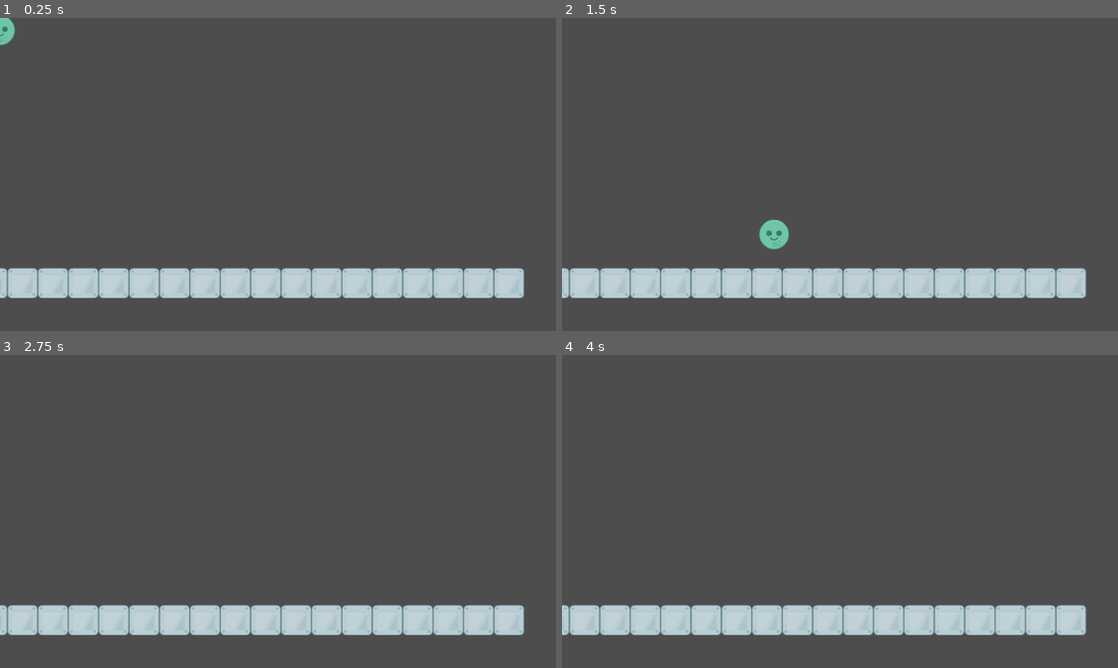
Above: before the commit, frames 1-4 (two rows, left to right).
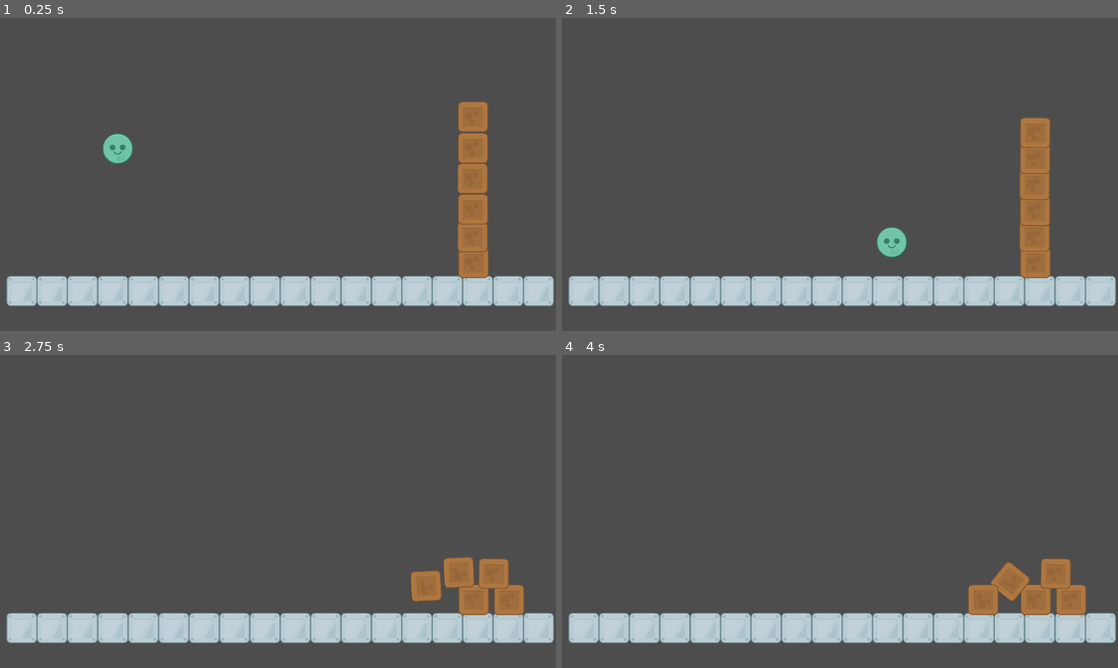
Above: after the commit, the same moments.

Repository: bsu-cs315/P1-Weaver
Game: Godot game, scene res://src/Level.tscn
Same seed, same stepped clock (60 frames per second), same inputs: the game is played once before the commit and once after it.
Inputs (mouse positions are in pixels of both pictures, inside the frame that each line leads up to):
- Up to frame 1 (0.25 s): no input
- Up to frame 2 (1.5 s): move the mouse to (962, 158) at 0.52 s; press the mouse at (962, 158) at 0.53 s; move the mouse to (728, 190) at 1.27 s; release the mouse at (728, 190) at 1.28 s; click (728, 190) at 1.35 s
- Up to frame 3 (2.75 s): move the mouse to (333, 442) at 2.02 s; press the mouse at (333, 442) at 2.03 s
- Up to frame 4 (4 s): move the mouse to (812, 574) at 2.77 s; release the mouse at (812, 574) at 2.78 s; click (812, 574) at 2.85 s; tap Enter at 3.5 s; move the mouse to (1006, 558) at 3.52 s; press the mouse at (1006, 558) at 3.53 s

The runs differ from the first frame. In frame 1, 9.7% of the frame differs, in the area x 0-100%, y 0-92%; in frame 2, 9.7%; in frame 3, 8.5%; in frame 4, 8.3%.

Commit message:
Add targets to hit and clamp launch angle

Diff:
--- /dev/null
+++ b/project/src/Box.tscn
@@ -0,0 +1,14 @@
+[gd_scene load_steps=3 format=3 uid="uid://cqiavfboqb4t6"]
+
+[ext_resource type="Texture2D" uid="uid://dramr53sqnft3" path="res://Assets/Images/elementWood010.png" id="1_8txry"]
+
+[sub_resource type="RectangleShape2D" id="RectangleShape2D_s6b0t"]
+
+[node name="Box" type="RigidBody2D"]
+
+[node name="CollisionShape2D" type="CollisionShape2D" parent="."]
+scale = Vector2(3, 3)
+shape = SubResource("RectangleShape2D_s6b0t")
+
+[node name="Sprite2D" type="Sprite2D" parent="."]
+texture = ExtResource("1_8txry")
--- a/project/src/Capsule.tscn
+++ /dev/null
@@ -1,24 +0,0 @@
-[gd_scene load_steps=4 format=3 uid="uid://dxal4082x6c4y"]
-
-[ext_resource type="Texture2D" uid="uid://cuq57abvsbpr1" path="res://Assets/Images/alienGreen_round.png" id="2_ko041"]
-
-[sub_resource type="GDScript" id="GDScript_7851a"]
-script/source = "extends RigidBody2D
-
-@export var strength : float = 500
-
-
-"
-
-[sub_resource type="CircleShape2D" id="CircleShape2D_kush0"]
-
-[node name="Capsule" type="RigidBody2D"]
-script = SubResource("GDScript_7851a")
-strength = 10000.0
-
-[node name="CollisionShape2D" type="CollisionShape2D" parent="."]
-scale = Vector2(3.5, 3.5)
-shape = SubResource("CircleShape2D_kush0")
-
-[node name="Sprite2D" type="Sprite2D" parent="."]
-texture = ExtResource("2_ko041")
--- a/project/src/Circle.gd
+++ b/project/src/Circle.gd
@@ -12,4 +12,12 @@
 		dragging = false
 		var drag_end = get_global_mouse_position()
 		var launch_dir = drag_start - drag_end
-		apply_central_impulse(launch_dir * 5)
+		print (launch_dir.angle())
+		if launch_dir.angle() < -(PI/2) or launch_dir.angle() > PI/2:
+			apply_central_impulse(Vector2(0,1) * 5 * launch_dir)
+			print ("this")
+		elif launch_dir.angle() < PI/2 && launch_dir.angle() > 0:
+			apply_central_impulse(Vector2(1,0) * 5 * launch_dir)
+			print ("that")
+		else:
+			apply_central_impulse(launch_dir * 5)
--- a/project/src/Level.tscn
+++ b/project/src/Level.tscn
@@ -1,8 +1,9 @@
-[gd_scene load_steps=6 format=3 uid="uid://bbgp5o517l7a1"]
+[gd_scene load_steps=7 format=3 uid="uid://bbgp5o517l7a1"]
 
 [ext_resource type="Script" path="res://src/Level.gd" id="1_3q20k"]
 [ext_resource type="Texture2D" uid="uid://b4ufxm2k0qrpb" path="res://Assets/Images/elementMetal011.png" id="2_8xeft"]
 [ext_resource type="PackedScene" uid="uid://b43rh05eki5vt" path="res://src/Circle.tscn" id="2_ntlo4"]
+[ext_resource type="PackedScene" uid="uid://cqiavfboqb4t6" path="res://src/Box.tscn" id="4_vqm2j"]
 
 [sub_resource type="TileSetAtlasSource" id="TileSetAtlasSource_smm1s"]
 texture = ExtResource("2_8xeft")
@@ -21,9 +22,31 @@
 script = ExtResource("1_3q20k")
 
 [node name="Circle" parent="." instance=ExtResource("2_ntlo4")]
+position = Vector2(271, 272)
 
 [node name="TileMap" type="TileMap" parent="."]
-position = Vector2(577, 575)
+position = Vector2(645, 593)
 tile_set = SubResource("TileSet_v6amt")
 format = 2
 layer_0/tile_data = PackedInt32Array(65527, 0, 0, 65528, 0, 0, 65529, 0, 0, 65530, 0, 0, 65531, 0, 0, 65532, 0, 0, 65533, 0, 0, 65534, 0, 0, 65535, 0, 0, 0, 0, 0, 1, 0, 0, 2, 0, 0, 3, 0, 0, 4, 0, 0, 5, 0, 0, 6, 0, 0, 7, 0, 0, 8, 0, 0)
+
+[node name="Boxes" type="Node2D" parent="."]
+position = Vector2(16, 11)
+
+[node name="Box" parent="Boxes" instance=ExtResource("4_vqm2j")]
+position = Vector2(1074, 545)
+
+[node name="Box2" parent="Boxes" instance=ExtResource("4_vqm2j")]
+position = Vector2(1072, 472)
+
+[node name="Box3" parent="Boxes" instance=ExtResource("4_vqm2j")]
+position = Vector2(1073, 401)
+
+[node name="Box4" parent="Boxes" instance=ExtResource("4_vqm2j")]
+position = Vector2(1072, 330)
+
+[node name="Box5" parent="Boxes" instance=ExtResource("4_vqm2j")]
+position = Vector2(1073, 260)
+
+[node name="Box6" parent="Boxes" instance=ExtResource("4_vqm2j")]
+position = Vector2(1073, 188)
--- /dev/null
+++ b/project/src/VectorCreator.gd
@@ -0,0 +1,20 @@
+extends Area2D
+
+
+var dragging
+var drag_start = Vector2()
+@export var maximum_length := 200
+
+
+
+
+
+func _input(event):
+	if event.is_action_pressed("click") and not dragging:
+		dragging = true
+		drag_start = get_global_mouse_position()
+
+	if event.is_action_released("click") and dragging:
+		dragging = false
+		var drag_end = get_global_mouse_position()
+		var launch_dir = -(drag_end - drag_start).clamped(maximum_length)
--- /dev/null
+++ b/project/src/VectorCreator.tscn
@@ -0,0 +1,13 @@
+[gd_scene load_steps=3 format=3 uid="uid://dn20yqtoewqbw"]
+
+[ext_resource type="Script" path="res://src/VectorCreator.gd" id="1_ul3nq"]
+
+[sub_resource type="RectangleShape2D" id="RectangleShape2D_q0luk"]
+
+[node name="VectorCreator" type="Area2D"]
+script = ExtResource("1_ul3nq")
+
+[node name="CollisionShape2D" type="CollisionShape2D" parent="."]
+position = Vector2(639, 360)
+scale = Vector2(64, 36)
+shape = SubResource("RectangleShape2D_q0luk")
Binary file added: project/Assets/Images/elementWood010.png
Not shown, added: project/Assets/Images/elementWood010.png.import
